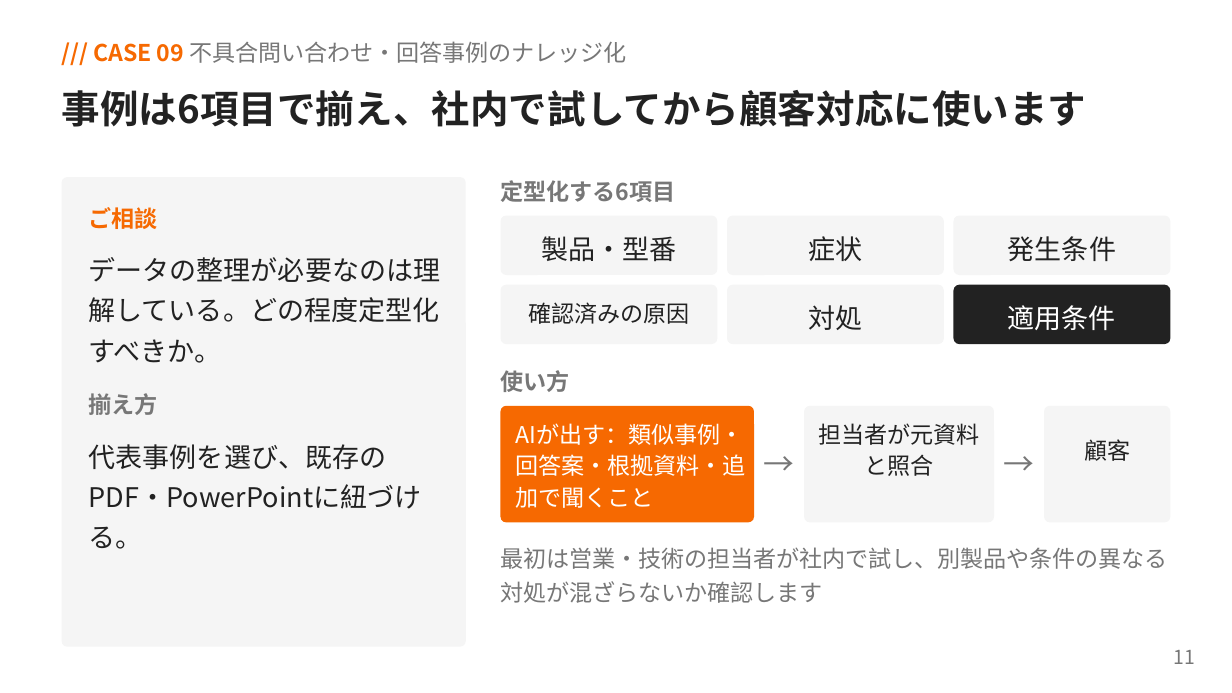
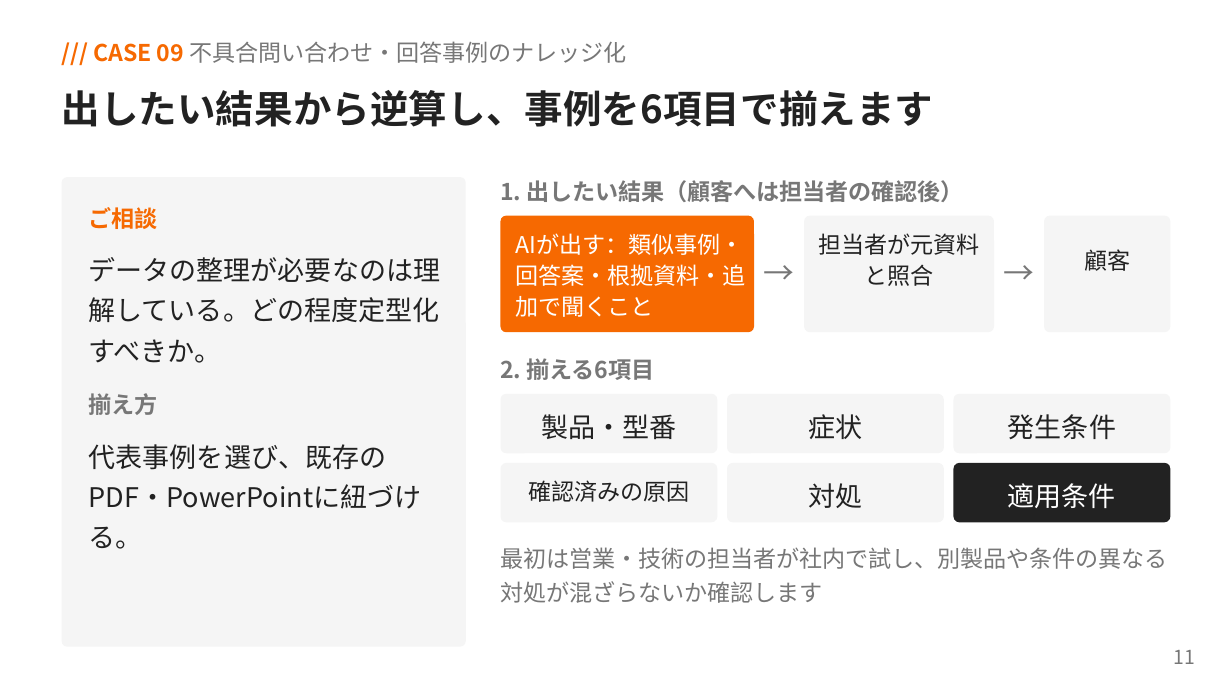
Before and after one commit to yoshiy-dev/yoshiy-dev, a slide deck: slide 11 of outputs/AI活用相談_回答まとめ.pptx. Drawn at 1232x693 pixels with LibreOffice and Linux fonts; fonts in the diff are those of the drawing. Boxes give left, top, right and bottom in pixels: in the first picture for what was removed or moved away, otherwise in the second. Text is boxed around its words. In the diff, an @@ line names an element or a change of style, - is before the commit and + after.

```diff
--- a/outputs/AI活用相談_回答まとめ.pptx
+++ b/outputs/AI活用相談_回答まとめ.pptx
@@ text at (62,90,934,127): text changed @@
-事例は6項目で揃え、社内で試してから顧客対応に使います
+出したい結果から逆算し、事例を6項目で揃えます
@@ text at (500,180,964,202): text changed @@
-定型化する6項目
+1. 出したい結果（顧客へは担当者の確認後）
@@ rounded rectangle: place and size @@
-rounded rectangle at (500,216,717,275)
+rounded rectangle at (500,216,754,333)
@@ rounded rectangle at (500,216,754,333): fill #F5F5F5 to #F66901; proportions changed @@
@@ rounded rectangle: place and size @@
-rounded rectangle at (727,216,944,275)
+rounded rectangle at (804,216,994,333)
@@ proportions changed in 3 elements at (804,216,994,333), (727,463,944,522), (1044,216,1170,333) @@
@@ rounded rectangle: place and size @@
-rounded rectangle at (954,216,1170,275)
+rounded rectangle at (1044,216,1170,333)
@@ 5 texts: place and size @@
-5 texts at (516,423,1130,508)
+5 texts at (516,233,1130,317)
@@ text added at (500,358,655,380), 13.5 pt, text #777777, bold @@
+2. 揃える6項目
@@ text removed at (500,370,569,392) @@
-使い方
@@ 3 rounded rectangles: place and size @@
-3 rounded rectangles at (500,285,1170,344)
+3 rounded rectangles at (500,394,1170,453)
@@ rounded rectangle at (954,394,1170,453): fill #222222 to #F5F5F5 @@
@@ rounded rectangle: place and size @@
-rounded rectangle at (500,405,754,522)
+rounded rectangle at (500,463,717,522)
@@ rounded rectangle at (500,463,717,522): fill #F66901 to #F5F5F5; proportions changed @@
@@ rounded rectangle: place and size @@
-rounded rectangle at (804,405,994,522)
+rounded rectangle at (727,463,944,522)
@@ 6 texts: place and size @@
-6 texts at (528,236,1116,330)
+6 texts at (528,414,1116,508)
@@ rounded rectangle: place and size @@
-rounded rectangle at (1044,405,1170,522)
+rounded rectangle at (954,463,1170,522)
@@ rounded rectangle at (954,463,1170,522): fill #F5F5F5 to #222222; proportions changed @@
```
Also in this commit, not shown: 5 other slides changed, 1 other file.
